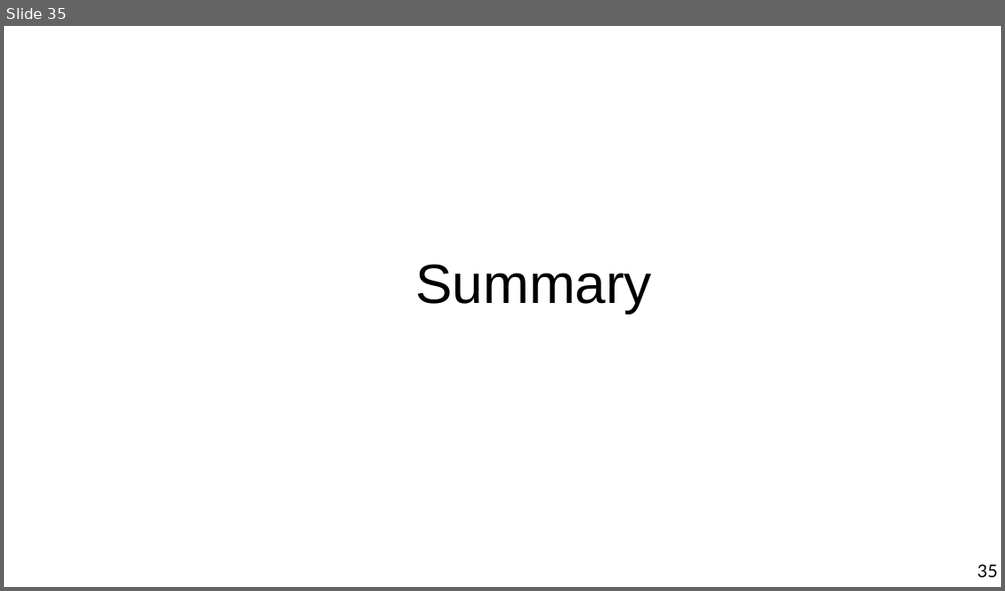
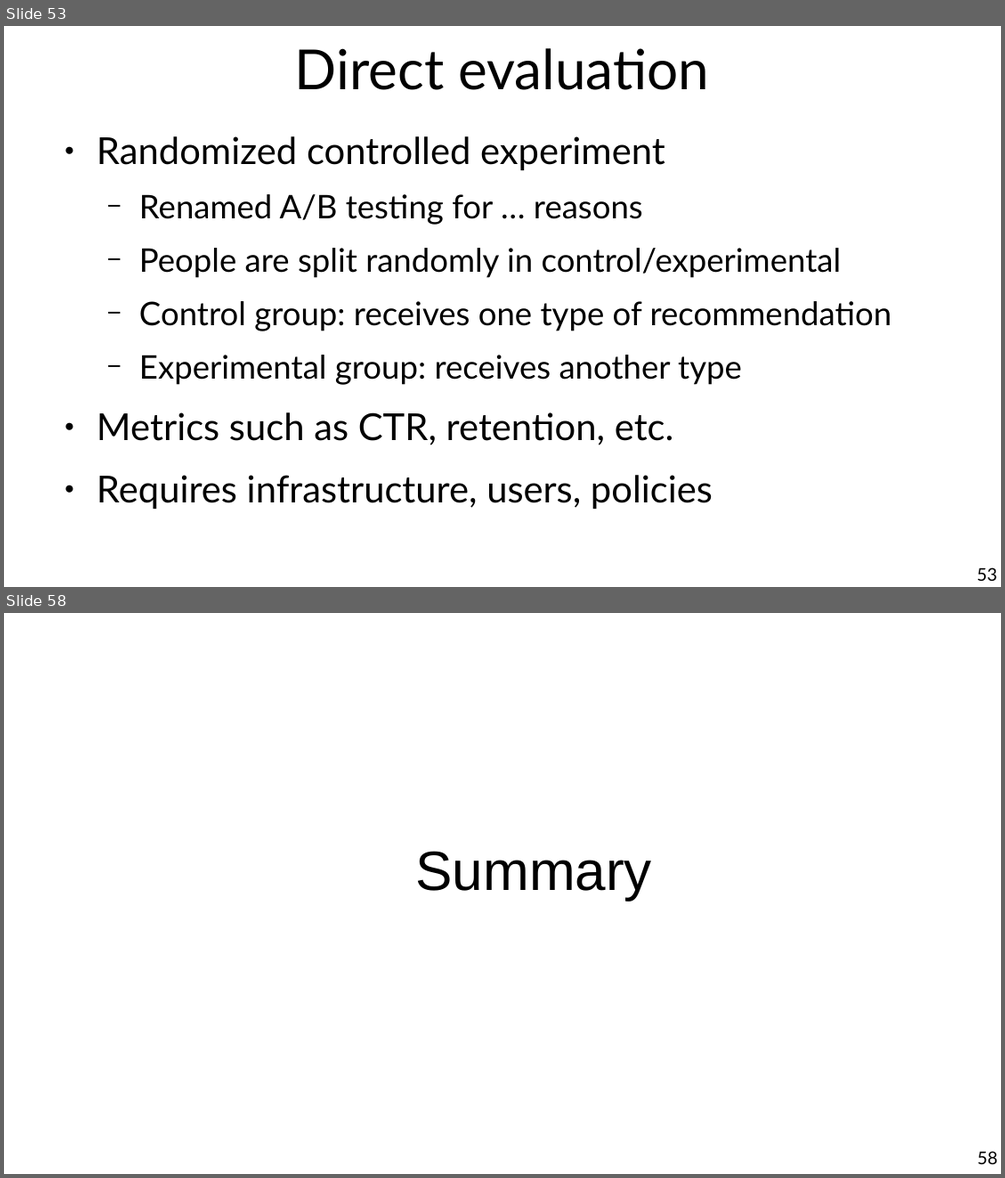
Before and after one commit to marco-calautti/data-mining-course, a slide deck: theory/tt08_recommender_systems.odp. Shown one above the other, each under a label of ours: slide 35 before the commit, slides 53 and 58 after it; the slides between them are not shown. The pictures are 1005x591 and 1005x1178 pixels, drawn with LibreOffice and Linux fonts; fonts in the diff are those of the drawing. Boxes give left, top, right and bottom in pixels: in the first picture for what was removed or moved away, otherwise in the second. Text is boxed around its words. In the diff, an @@ line names an element or a change of style, - is before the commit and + after.

```diff
--- a/theory/tt08_recommender_systems.odp
+++ b/theory/tt08_recommender_systems.odp
@@ slide 53 added at <box>4,26,1001,587</box>, background #FFFFFF @@
@@ title added at <box>295,48,709,90</box>, 44 pt, text #000000 @@
+Direct evaluation
@@ text added at <box>97,136,892,508</box>, 25.9 pt, text #000000 @@
+● Randomized controlled experiment
+  − Renamed A/B testing for … reasons
+  − People are split randomly in control/experimental
+  − Control group: receives one type of recommendation
+  − Experimental group: receives another type
+● Metrics such as CTR, retention, etc.
+● Requires infrastructure, users, policies
@@ page number added at <box>977,567,997,580</box>, 14 pt, text #000000 @@
+53
@@ what was slide 35 is now slide 58 @@
@@ page number at <box>977,1151,997,1164</box>: text changed @@
-35
+58
```
Also in this commit, not shown: 11 slides changed, 23 other slides added, 1 slide removed.
